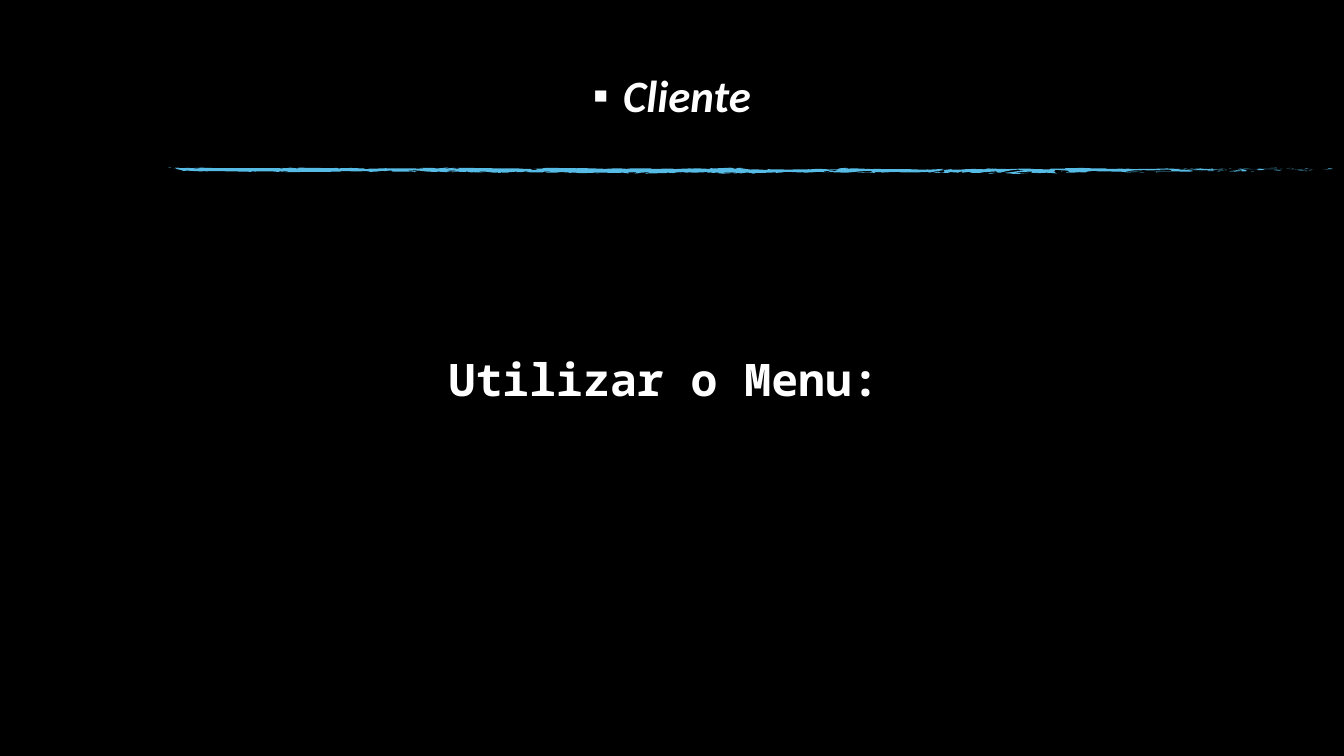
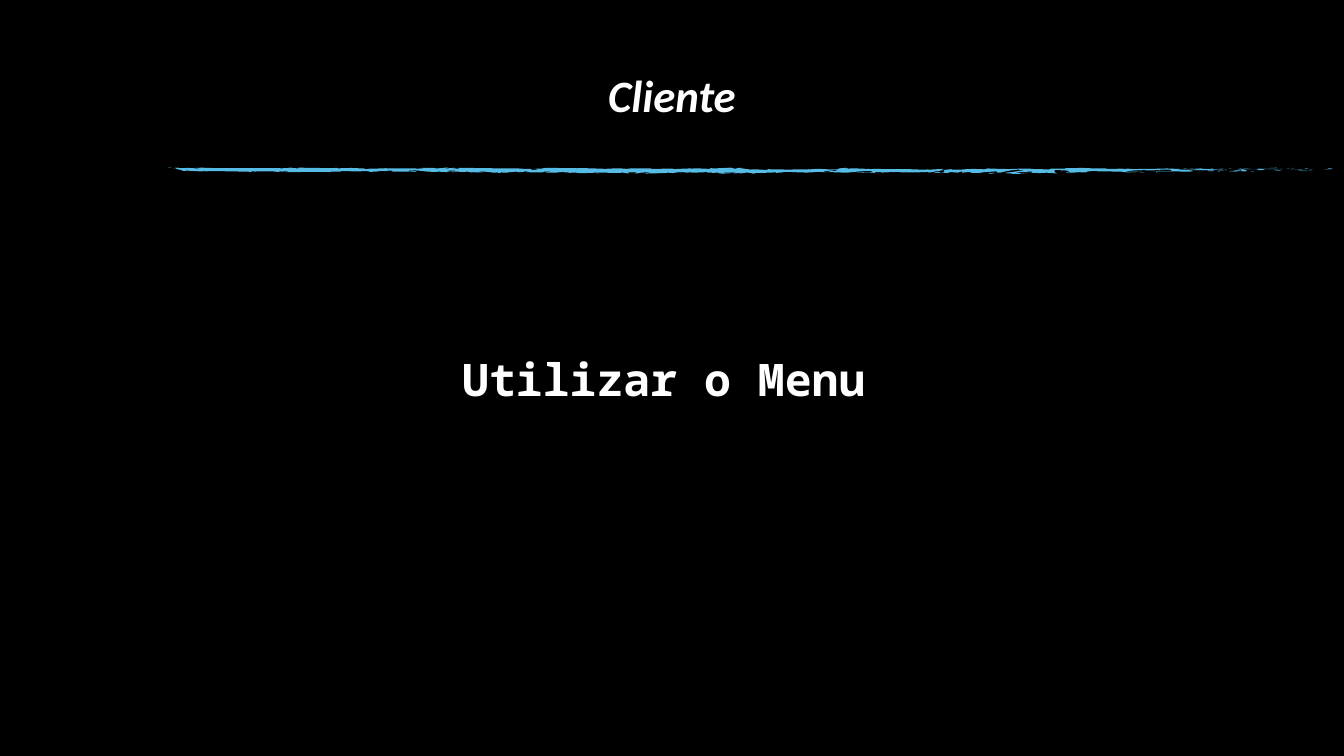
Before and after one commit to Davix2903/Pizzaria, a slide deck: slide 9 of Rio Claro PowerPoint.pptx (slide 8 before the commit). Drawn at 1344x756 pixels with LibreOffice and Linux fonts; fonts in the diff are those of the drawing; background and template pictures are left out. Boxes give left, top, right and bottom in pixels: in the first picture for what was removed or moved away, otherwise in the second. Text is boxed around its words. In the diff, an @@ line names an element or a change of style, - is before the commit and + after.

```diff
--- a/Rio Claro PowerPoint.pptx
+++ b/Rio Claro PowerPoint.pptx
@@ text "Cliente" at [608, 80, 736, 113]: bullet ▪ to none @@
@@ title at [462, 361, 866, 397]: text changed @@
-Utilizar o Menu:
+Utilizar o Menu
```
Also in this commit, not shown: 7 other slides changed, 1 slide added, 5 other files.
